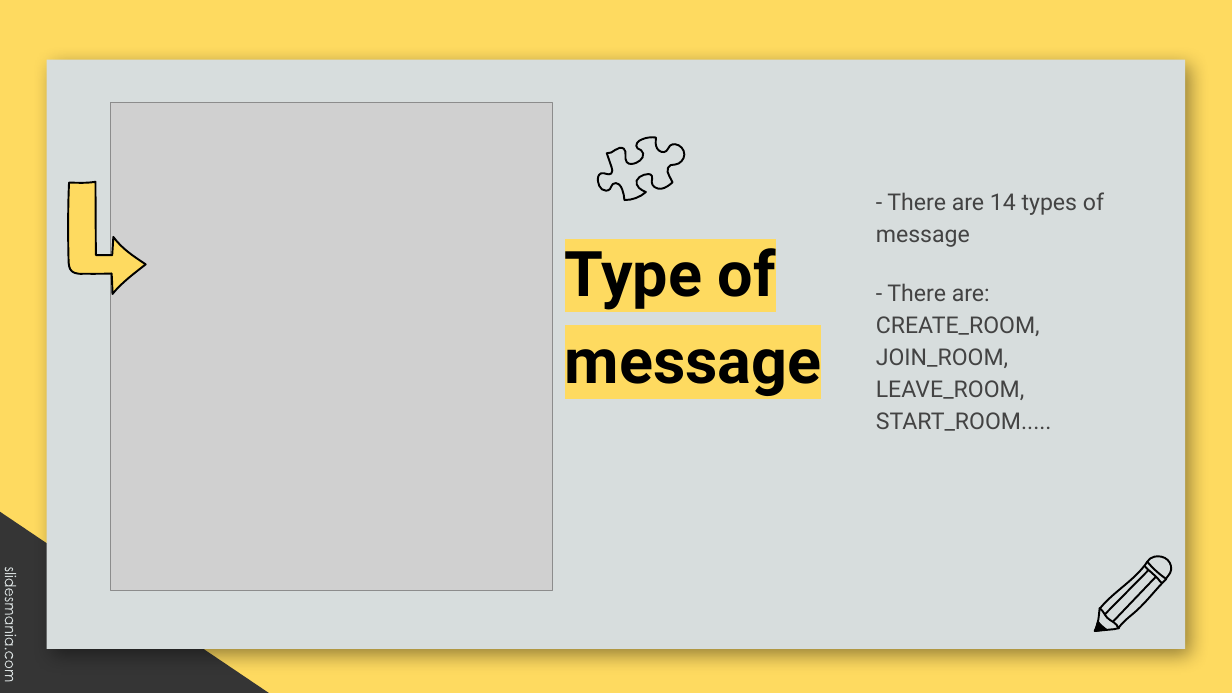
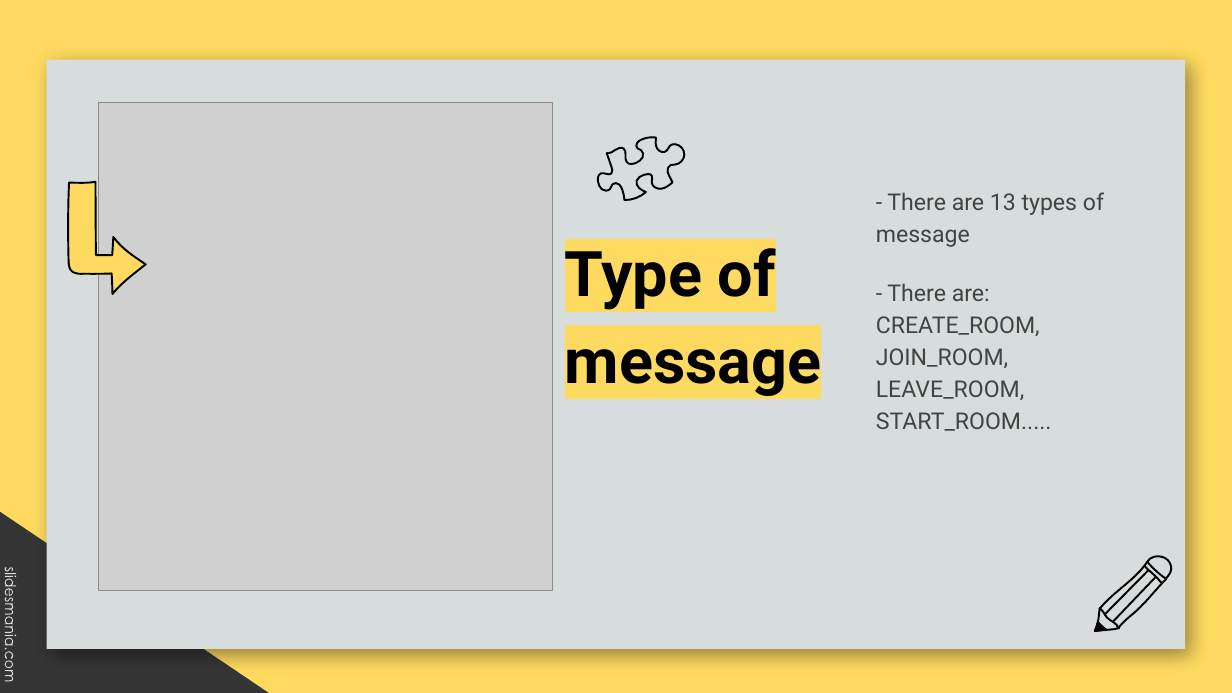
Before and after one commit to evmosss/Qt-DuoiHinhBatChu, a slide deck: slide 11 of report/report.pptx (slide 6 before the commit). Drawn at 1232x693 pixels with LibreOffice and Linux fonts; fonts in the diff are those of the drawing; grey boxes stand for pictures; background and template pictures are left out. Boxes give left, top, right and bottom in pixels: in the first picture for what was removed or moved away, otherwise in the second. Text is boxed around its words. In the diff, an @@ line names an element or a change of style, - is before the commit and + after.

```diff
--- a/report/report.pptx
+++ b/report/report.pptx
@@ picture: place and size @@
-picture at [111, 103, 553, 591]
+picture at [98, 103, 553, 591]
@@ text at [876, 192, 1104, 247]: text changed @@
-- There are 14 types of message
+- There are 13 types of message
```
Also in this commit, not shown: 14 other slides changed, 8 slides added, 10 slides removed, 7 other files.
